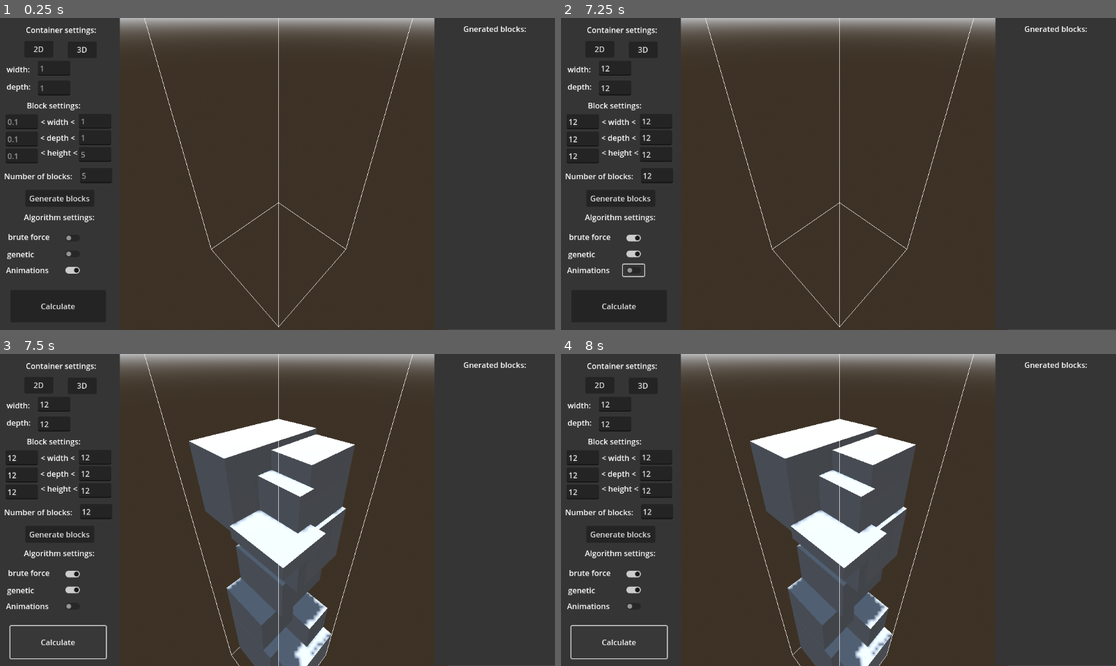
Above: before the commit, frames 1-4 (two rows, left to right).
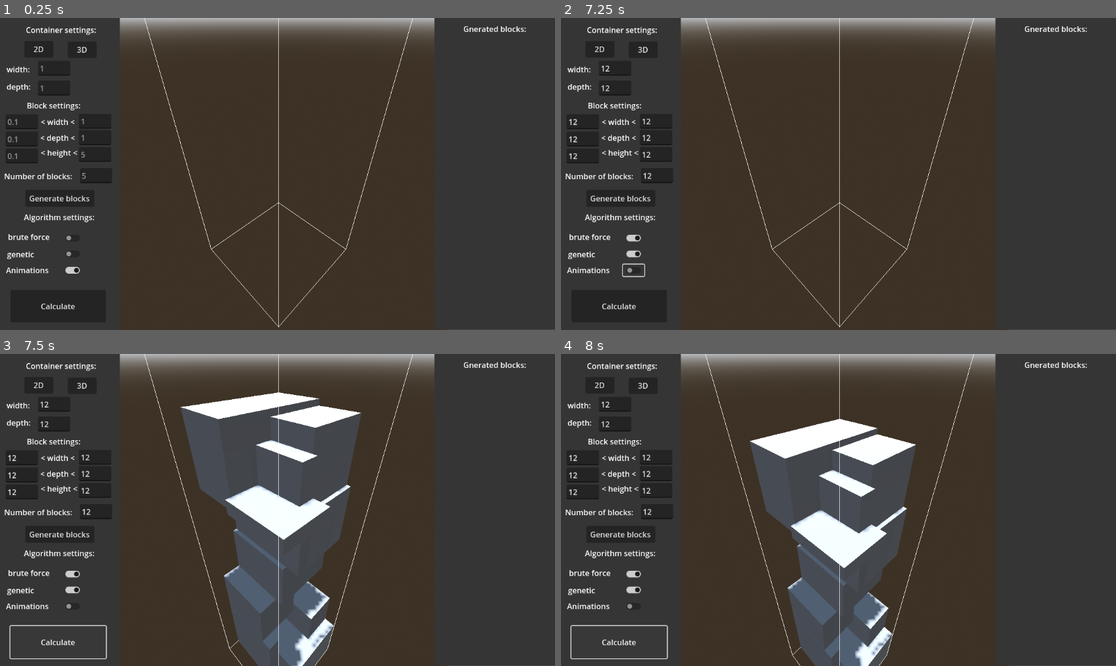
Above: after the commit, the same moments.

Repository: FilipAntonijevic/Optimal_block_packing
Game: Godot game, scene res://Scenes/Main.tscn
The game is run twice, just before and just after one commit, with the same random seed, the same clock (stepped at 60 frames per second) and the same inputs.
Inputs (mouse positions are in pixels of both pictures, inside the frame that each line leads up to):
- Up to frame 1 (0.25 s): no input
- Up to frame 2 (7.25 s): click (655, 177) at 0.52 s; type "12" at 0.6 s; click (655, 155) at 0.75 s; type "12" at 0.83 s; click (583, 155) at 0.98 s; type "12" at 1.07 s; click (655, 136) at 1.27 s; type "12" at 1.35 s; click (583, 139) at 1.5 s; type "12" at 1.58 s; click (655, 120) at 1.73 s; type "12" at 1.82 s; click (583, 120) at 2.02 s; type "12" at 2.1 s; click (616, 86) at 2.25 s; type "12" at 2.33 s; click (616, 67) at 2.48 s; type "12" at 2.57 s; click "2D" at 2.75 s; click "3D" at 3.5 s; click "Generate blocks" at 4.25 s; click (633, 239) at 5 s; click (633, 255) at 5.75 s; click (633, 270) at 6.5 s
- Up to frame 3 (7.5 s): click "Calculate" at 7.25 s
- Up to frame 4 (8 s): no input

Frames 1-2 are identical in both runs. In frame 3, 11% of the frame differs, in the area x 32-66%, y 12-100%; in frame 4, nothing differs.

Commit message:
Made camera autoscroll smoother.

Diff:
--- a/optimal_block_packing/Scripts/Container.gd
+++ b/optimal_block_packing/Scripts/Container.gd
@@ -5,7 +5,7 @@
 
 @export var height: float = 1000
 @export var color: Color = Color(1, 1, 1)
-@export var zoom_speed: float = GlobalData.max_block_height * 0.25
+@export var zoom_speed: float = GlobalData.max_block_height * 0.3
 @export var camera_min_height: float = -10
 @export var camera_max_height: float = 1000
 @export var camera_autoscroll_enabled : bool = true
@@ -139,7 +139,13 @@
 	if camera_autoscroll_enabled:
 		var new_camera_height = GlobalData.get_height() + max(GlobalData.container_depth, GlobalData.container_width)/2
 		if new_camera_height > camera_min_height:
-			$Camera3D.position.y = new_camera_height
+			var start_pos = $Camera3D.position
+			var end_pos   = Vector3(start_pos.x, new_camera_height, start_pos.z)
+			var tween := create_tween()
+			tween.tween_property($Camera3D, "position", end_pos, 0.3).set_trans(Tween.TRANS_SINE).set_ease(Tween.EASE_OUT)
+
+			#await tween.finished
+			#$Camera3D.position.y = new_camera_height
 func check_for_overlaps(i, best_point, block):
 	var overlap = false
 	var heighest_intersecting_block_height = best_point.y
